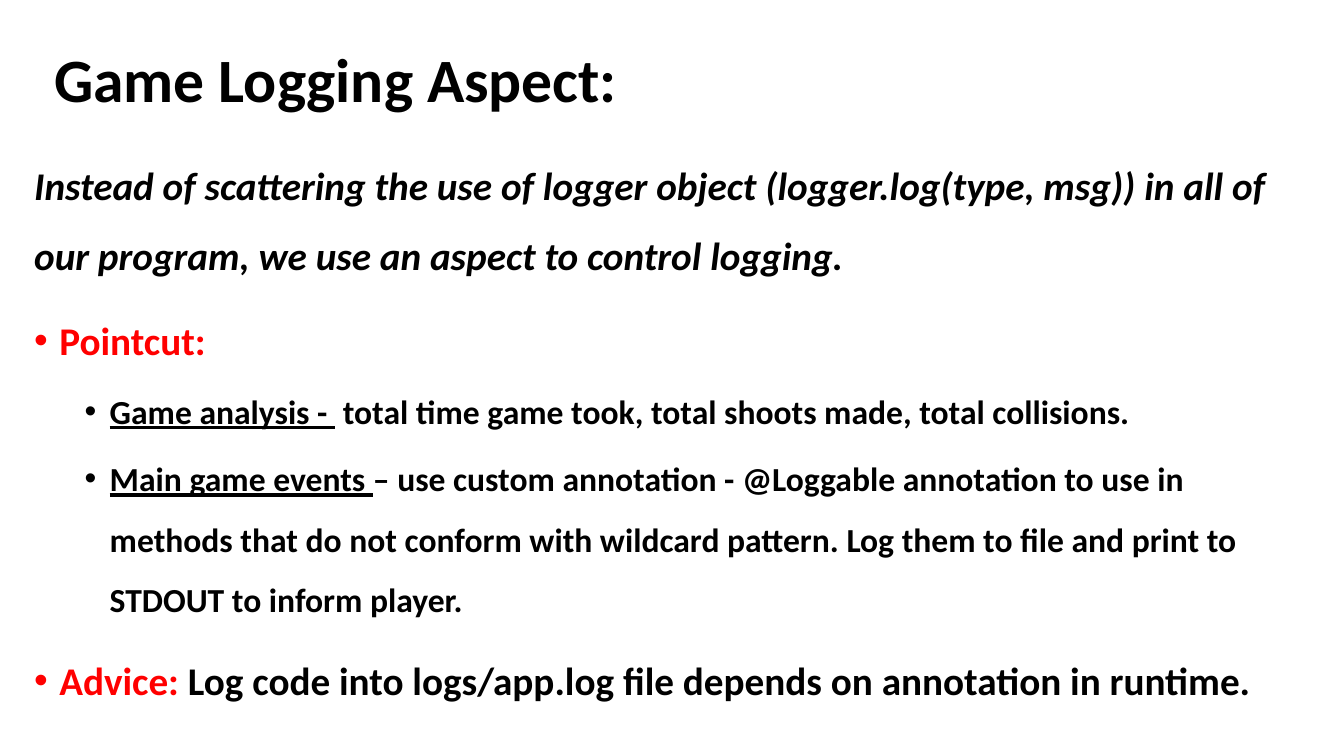
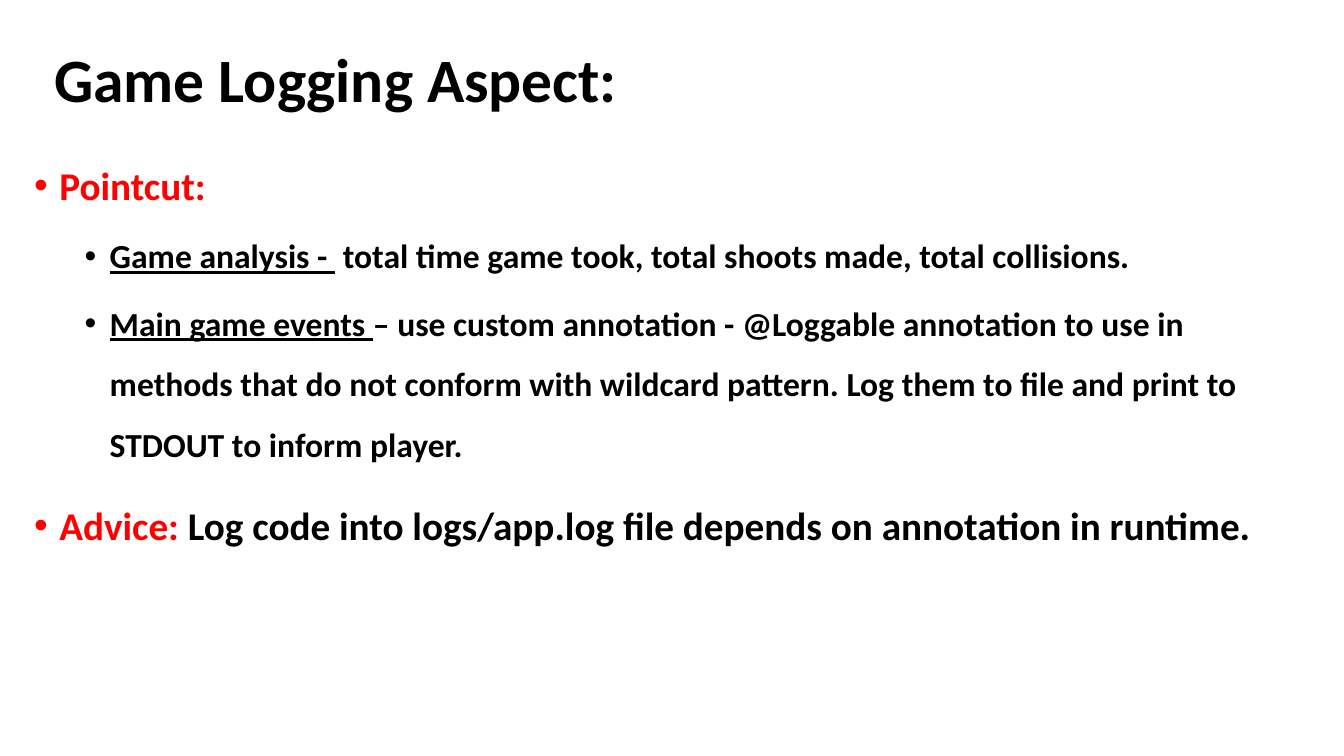
Before and after one commit to akotek/AOP, a slide deck: slide 12 of src/Final Project Presentation.pptx (slide 11 before the commit). Drawn at 1344x756 pixels with LibreOffice and Linux fonts; fonts in the diff are those of the drawing. Boxes give left, top, right and bottom in pixels: in the first picture for what was removed or moved away, otherwise in the second. Text is boxed around its words. In the diff, an @@ line names an element or a change of style, - is before the commit and + after.

```diff
--- a/src/Final Project Presentation.pptx
+++ b/src/Final Project Presentation.pptx
@@ text at (34, 171, 1265, 277): paragraph removed @@
-Instead of scattering the use of logger object (logger.log(type, msg)) in all of our program, we use an aspect to control logging.
```
Also in this commit, not shown: 4 other slides changed, 3 slides added, 1 slide removed, 5 other files.
